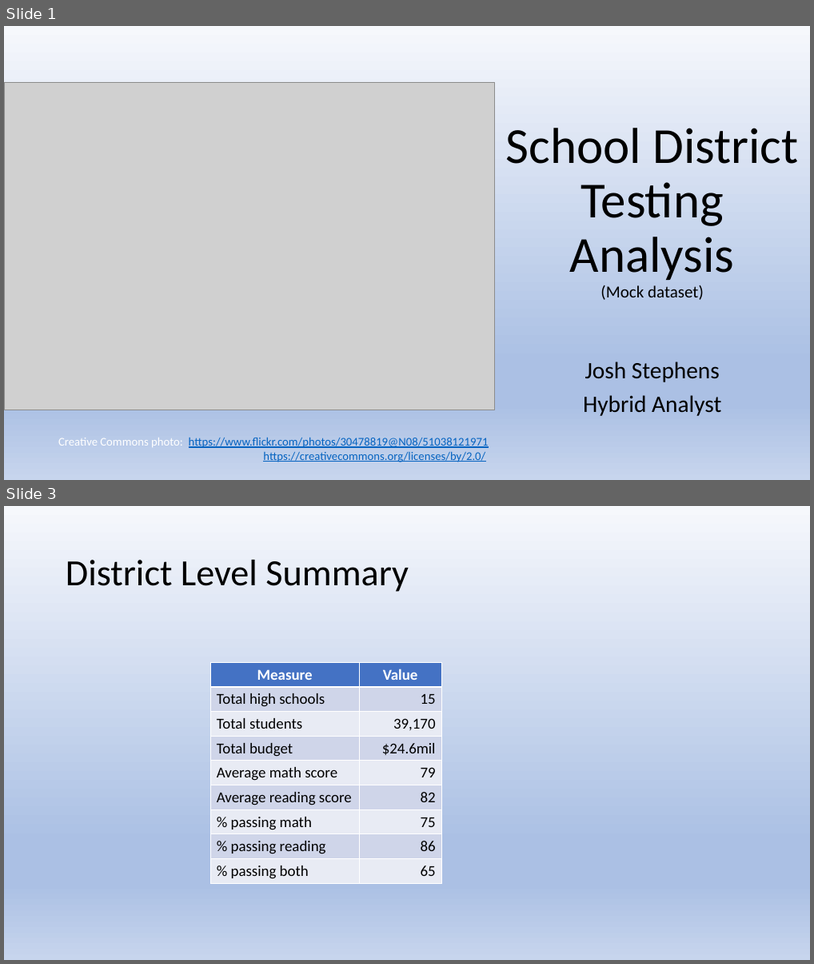
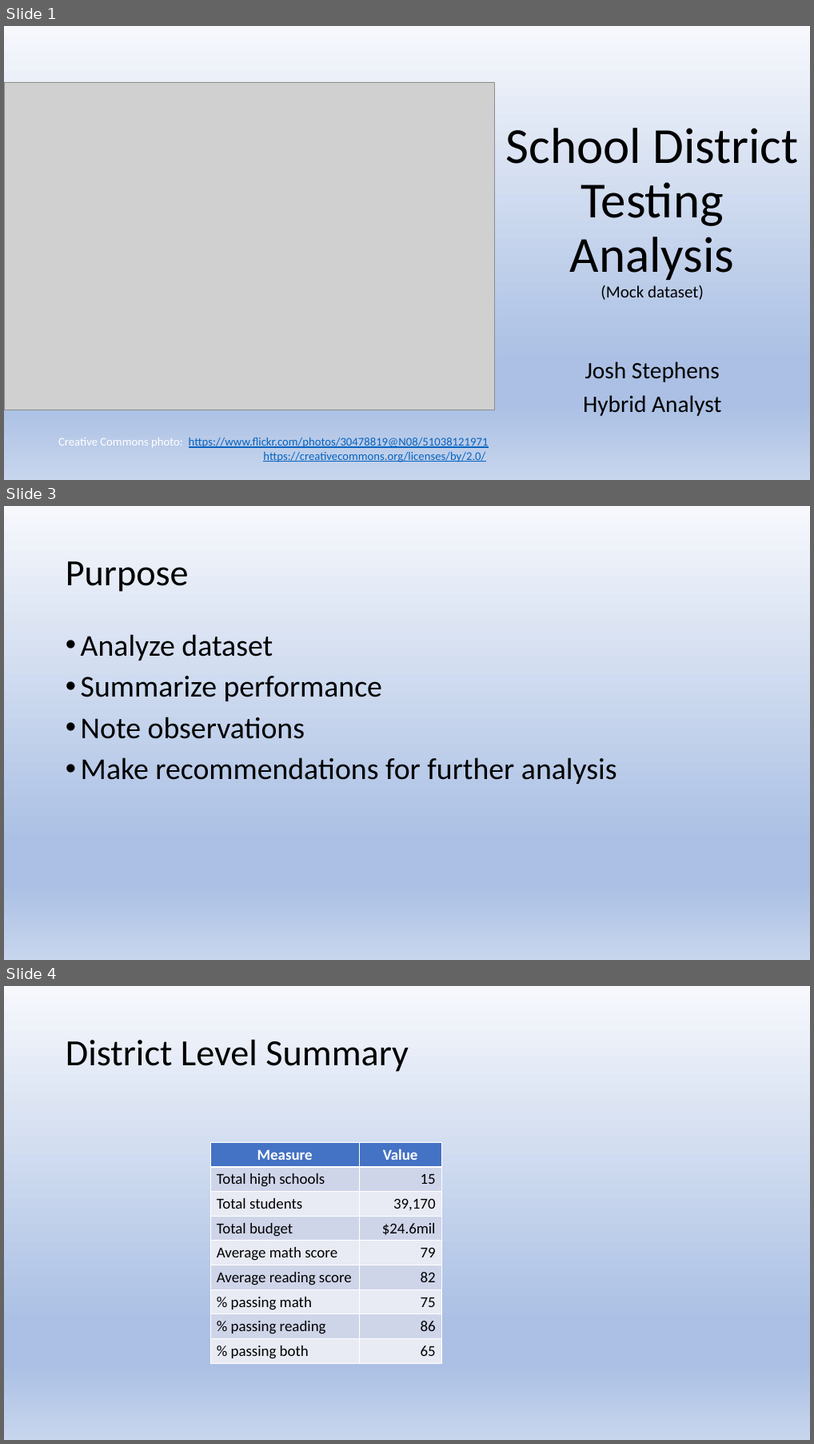
Before and after one commit to js816/tableau_school_district_analysis, a slide deck: School District Analysis.pptx. Shown one above the other, each under a label of ours: slides 1 and 3 before the commit, slides 1, 3 and 4 after it; the slides between them are not shown. The pictures are 814x964 and 814x1444 pixels, drawn with LibreOffice and Linux fonts; fonts in the diff are those of the drawing; grey boxes stand for pictures. Boxes give left, top, right and bottom in pixels: in the first picture for what was removed or moved away, otherwise in the second. Text is boxed around its words. In the diff, an @@ line names an element or a change of style, - is before the commit and + after.

```diff
--- a/School District Analysis.pptx
+++ b/School District Analysis.pptx
@@ slide 3 added at bbox=[4, 506, 810, 960], background gradient #F6F8FC to #ABC0E4 to #C7D5ED @@
@@ title added at bbox=[66, 561, 189, 592], 44 pt, text #000000 @@
+Purpose
@@ text added at bbox=[81, 634, 618, 784], 36 pt, text #000000 @@
+• Analyze dataset
+• Summarize performance
+• Note observations
+• Make recommendations for further analysis
@@ what was slide 3 is now slide 4 @@
```
Also in this commit, not shown: 1 slide changed.
